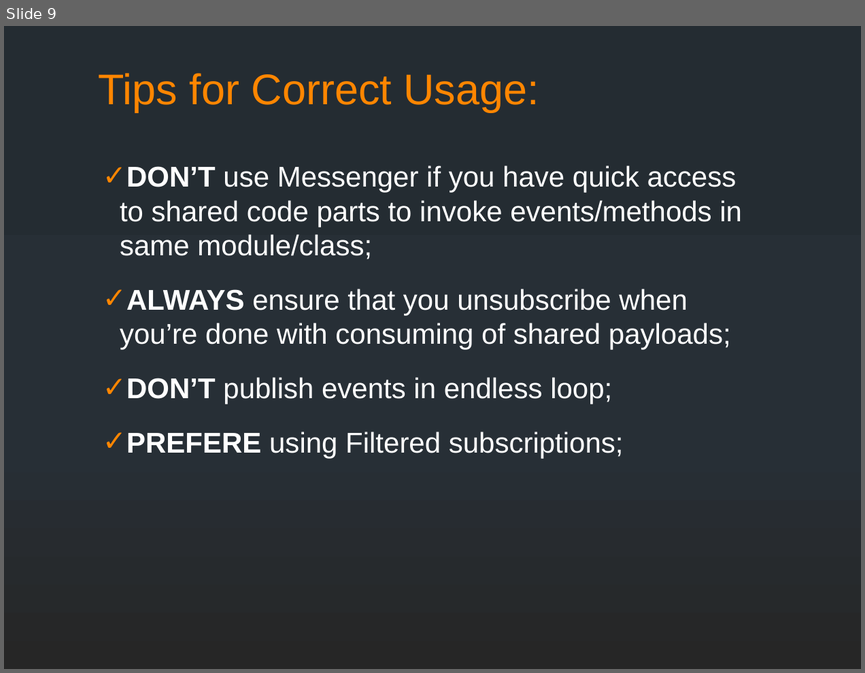
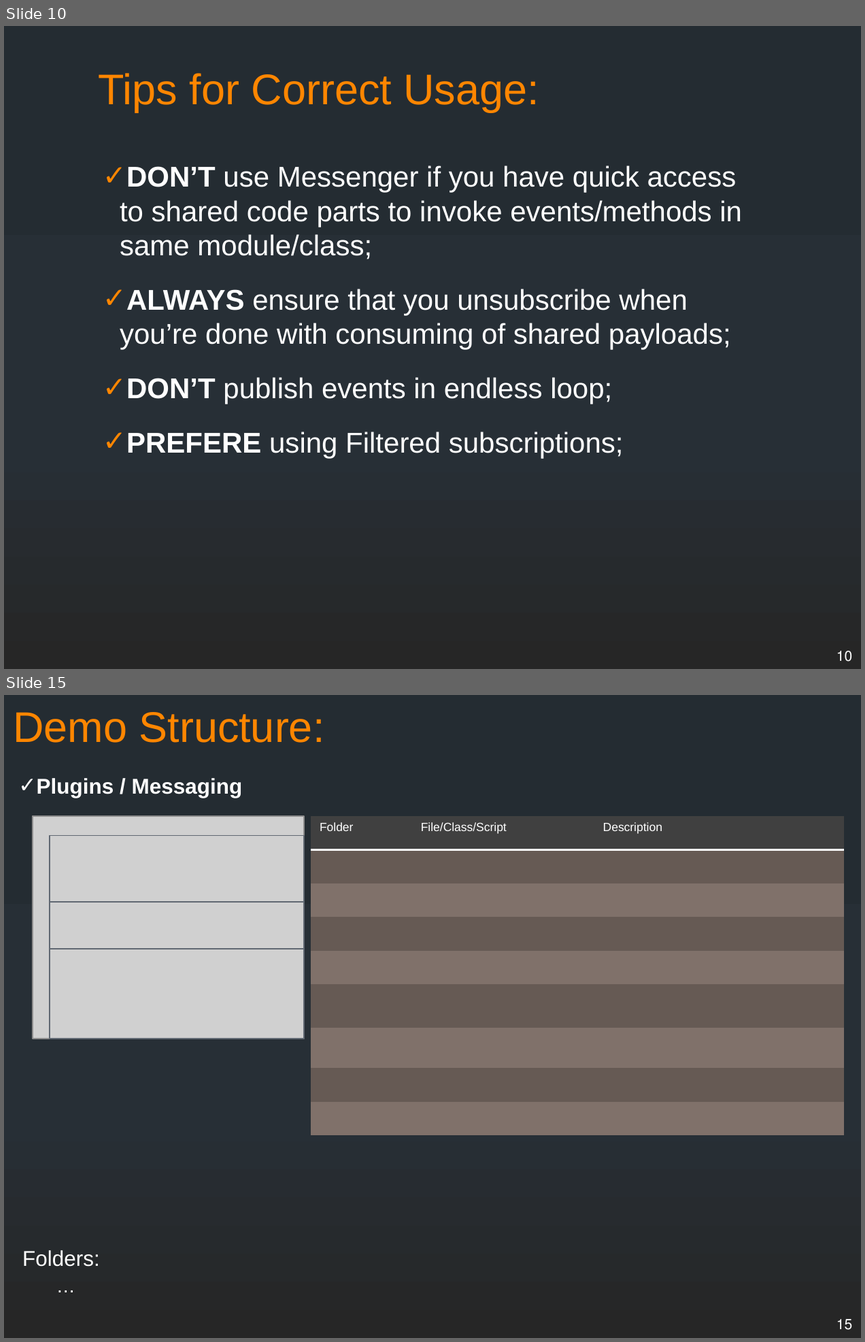
Before and after one commit to supermax/pubsub, a slide deck: docs/PubSub Messenger.pptx. Shown one above the other, each under a label of ours: slide 9 before the commit, slides 10 and 15 after it; the slides between them are not shown. The pictures are 865x673 and 865x1342 pixels, drawn with LibreOffice and Linux fonts; fonts in the diff are those of the drawing; grey boxes stand for pictures. Boxes give left, top, right and bottom in pixels: in the first picture for what was removed or moved away, otherwise in the second. Text is boxed around its words. In the diff, an @@ line names an element or a change of style, - is before the commit and + after.

```diff
--- a/docs/PubSub Messenger.pptx
+++ b/docs/PubSub Messenger.pptx
@@ slide 15 added at (x1=4, y1=695, x2=861, y2=1338), background gradient #242C33 to #273037 to #262626 @@
@@ title added at (x1=13, y1=712, x2=325, y2=743), 36 pt, text #FF8600 @@
+Demo Structure:
@@ text added at (x1=37, y1=778, x2=243, y2=798), 18 pt, text #FFFFFF, bold @@
+✓ Plugins / Messaging
@@ picture added at (x1=33, y1=816, x2=304, y2=1038) @@
@@ table added at (x1=311, y1=816, x2=844, y2=1136), 9 rows, 3 columns @@
+Folder | File/Class/Script | Description
+ |  | 
+ |  | 
+ |  | 
+ |  | 
+ |  | 
+ |  | 
+ |  | 
+ |  | 
@@ rectangle added at (x1=50, y1=836, x2=304, y2=902), outline #616873 1 pt @@
@@ rectangle added at (x1=50, y1=902, x2=304, y2=949), outline #616873 1 pt @@
@@ rectangle added at (x1=50, y1=949, x2=304, y2=1038), outline #616873 1 pt @@
@@ text added at (x1=22, y1=1250, x2=100, y2=1266), 18 pt, text #FFFFFF @@
+Folders:
@@ text added at (x1=48, y1=1269, x2=84, y2=1301), 16 pt, text #FFFFFF @@
+…
@@ page number added at (x1=836, y1=1319, x2=852, y2=1329), 12 pt, text #FFFFFF @@
+15
@@ what was slide 9 is now slide 10 @@
@@ slide 10 changed as well @@
@@ page number added at (x1=836, y1=650, x2=852, y2=661), 12 pt, text #FFFFFF @@
+10
```
Also in this commit, not shown: 8 other slides changed, 6 other slides added, 46 other files.
